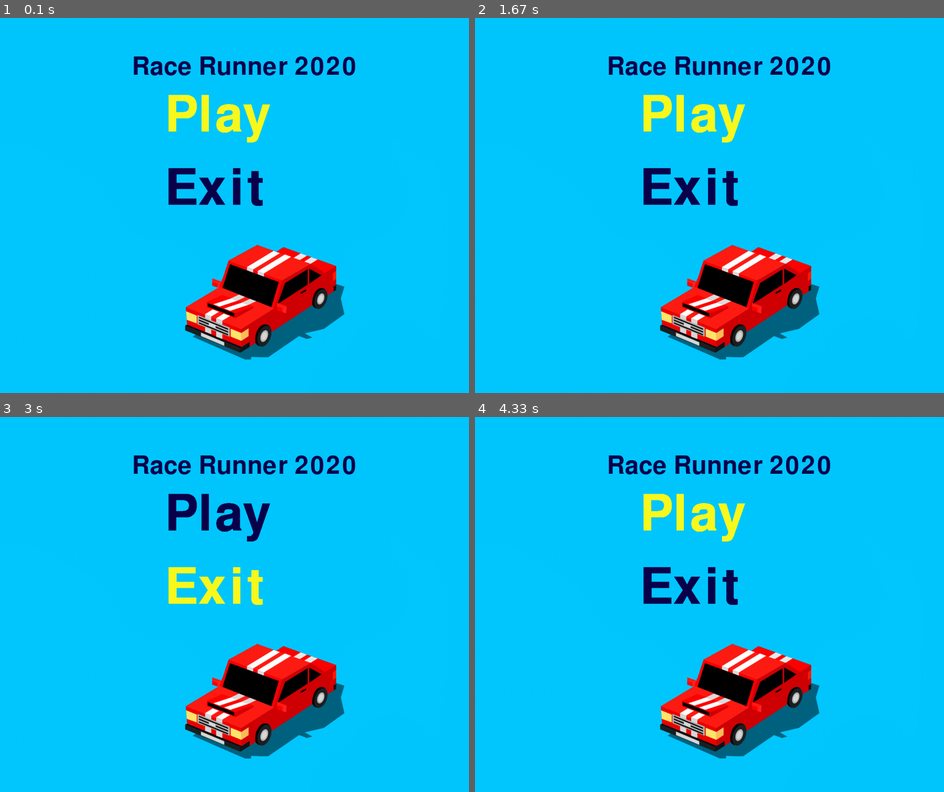
Above: before the commit, frames 1-4 (two rows, left to right).
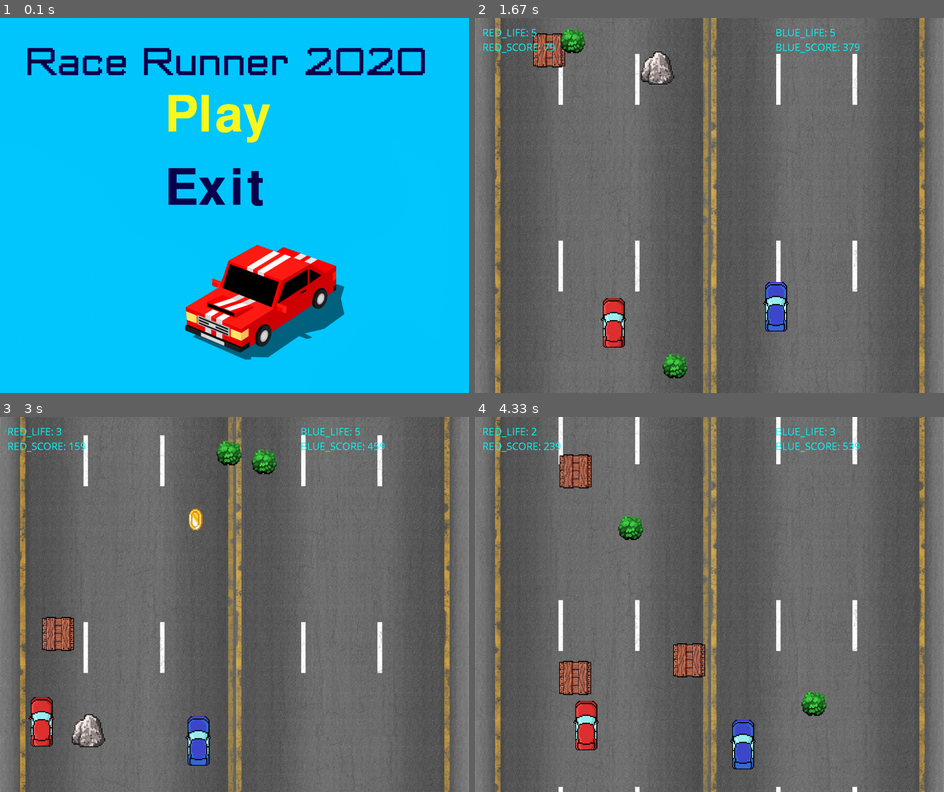
Above: after the commit, the same moments.

Repository: arturabgaryan/Gonochki
Game: pygame game, started from GameHack/Pygame.py
Same seed, same stepped clock (60 frames per second), same inputs: the game is played once before the commit and once after it.
Inputs (mouse positions are in pixels of both pictures, inside the frame that each line leads up to):
- Up to frame 1 (0.1 s): no input
- Up to frame 2 (1.67 s): tap 1 at 0.33 s; hold Up 0.67-1.13 s; move the mouse to (690, 220) at 0.7 s; hold Right 1.17-1.63 s; hold D 1.17-1.63 s
- Up to frame 3 (3 s): hold Left 1.67-2.2 s; hold A 1.67-2.2 s; hold Down 2.23-2.53 s; hold S 2.23-2.53 s; hold Left 2.57-2.97 s; hold A 2.57-2.97 s
- Up to frame 4 (4.33 s): hold Up 3-3.37 s; hold W 3-3.37 s; hold Right 3.4-4.03 s; hold D 3.4-4.03 s

The runs differ from the first frame. In frame 1, 2.8% of the frame differs, in the area x 5-91%, y 7-16%; in frame 2, 100%; in frame 3, 100%, in the area x 0-100%, y 0-100%; in frame 4, 100%.

Commit message:
Добавление там

Diff:
--- a/GameHack/Pygame.py
+++ b/GameHack/Pygame.py
@@ -58,6 +58,11 @@
                     if e.key == pygame.K_DOWN:
                         if punkt < len(self.punkts) - 1:
                             punkt += 1
+                    if e.key == pygame.K_1:
+                        if punkt == 0:
+                            done = False
+                        elif punkt == 1:
+                            exit()
                 if e.type == pygame.MOUSEBUTTONDOWN and e.button == 1:
                     if punkt == 0:
                         done = False
@@ -71,7 +76,7 @@
 
 punkts = [(450, 200, u'Play', (11, 0, 77), (250, 250, 30), 0, (None, 200)),
           (450, 400, u'Exit', (11, 0, 77), (250, 250, 30), 1, (None, 200))]
-captions = [(360, 100, u'Race Runner 2020', (11, 0, 77), (250, 250, 30), 0, (None,100))]
+captions = [(70, 50, u'Race Runner 2020', (11, 0, 77), (250, 250, 30), 0, ('18347.ttf',100))]
 game = Menu(captions, punkts)
 game.menu()
 #-----------------------------------------------------------------------------------------------------------------------
Binary file added: GameHack/18347.ttf
